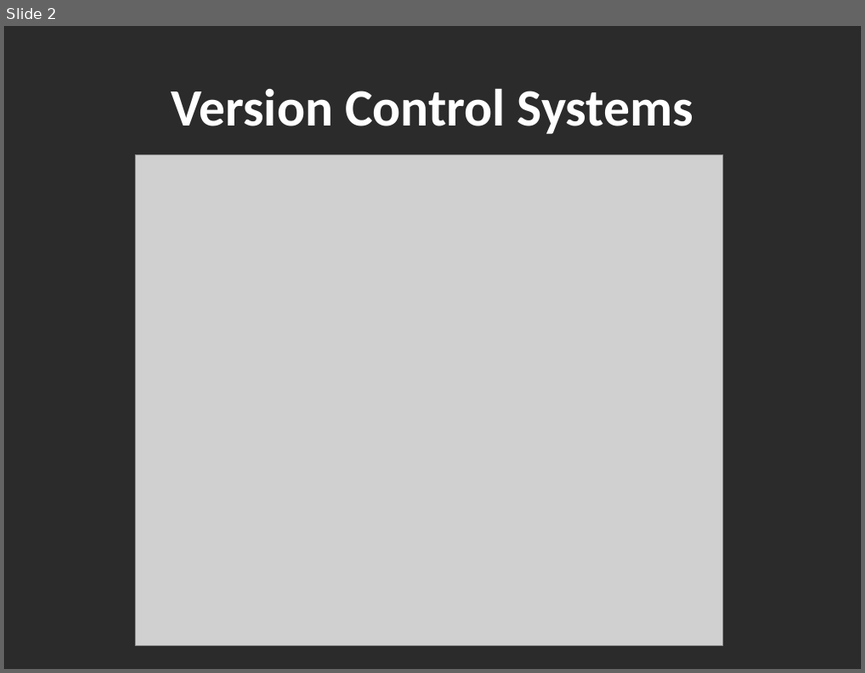
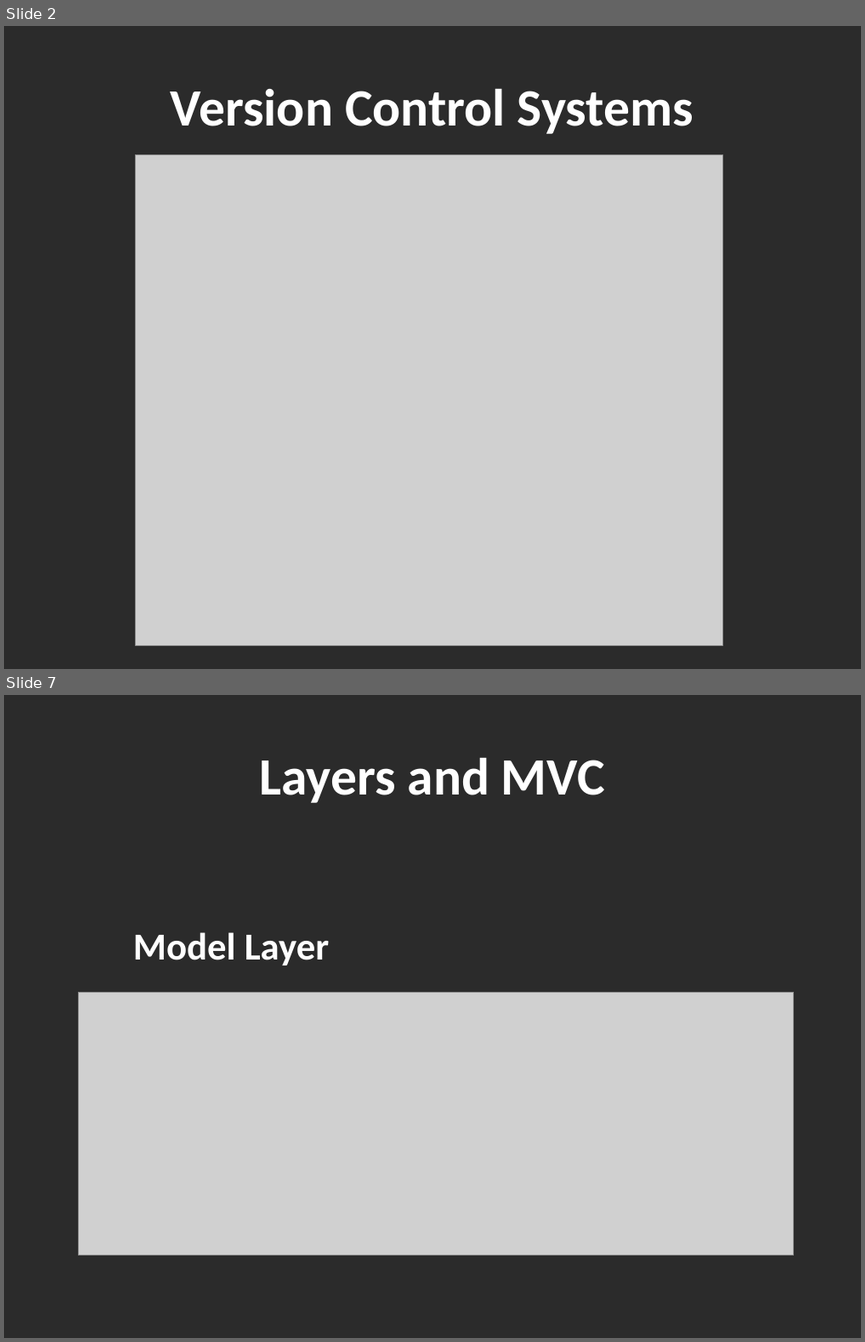
Before and after one commit to mosauter/Battleship, a slide deck: Presentation.pptx. Shown one above the other, each under a label of ours: slide 2 before the commit, slides 2 and 7 after it; the slides between them are not shown. The pictures are 865x673 and 865x1342 pixels, drawn with LibreOffice and Linux fonts; fonts in the diff are those of the drawing; grey boxes stand for pictures; background and template pictures are left out; a plain dark background stands for a picture behind light text. Boxes give left, top, right and bottom in pixels: in the first picture for what was removed or moved away, otherwise in the second. Text is boxed around its words. In the diff, an @@ line names an element or a change of style, - is before the commit and + after.

```diff
--- a/Presentation.pptx
+++ b/Presentation.pptx
@@ slide 7 added at box(4, 695, 861, 1338), background picture (left out) @@
@@ text added at box(259, 757, 605, 803), 44 pt, text #FFFFFF, bold @@
+Layers and MVC
@@ text added at box(133, 932, 329, 965), 32 pt, text #FFFFFF, bold @@
+Model Layer
@@ picture added at box(79, 992, 794, 1254) @@
```
Also in this commit, not shown: 7 slides changed, 7 other slides added, 5 slides removed.
